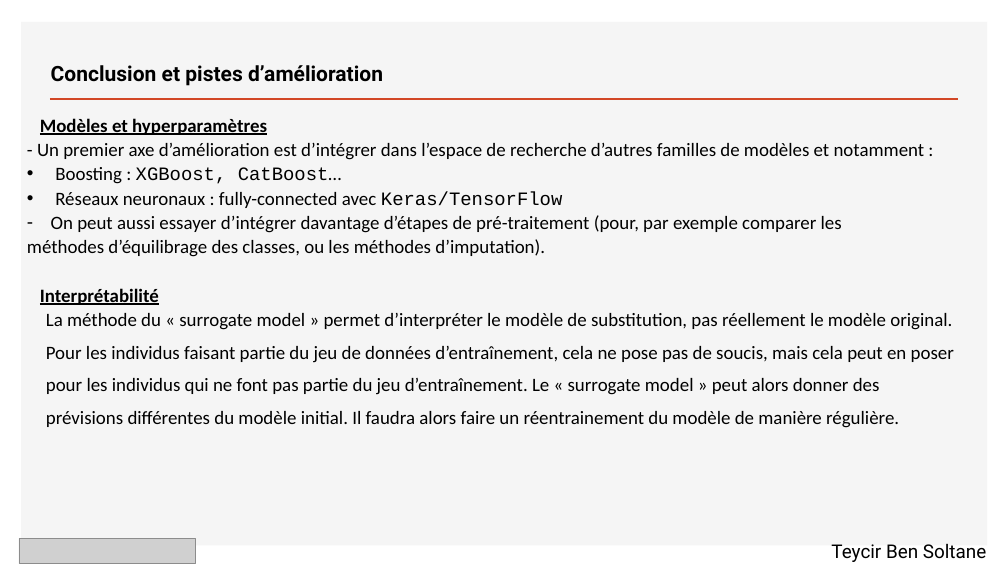
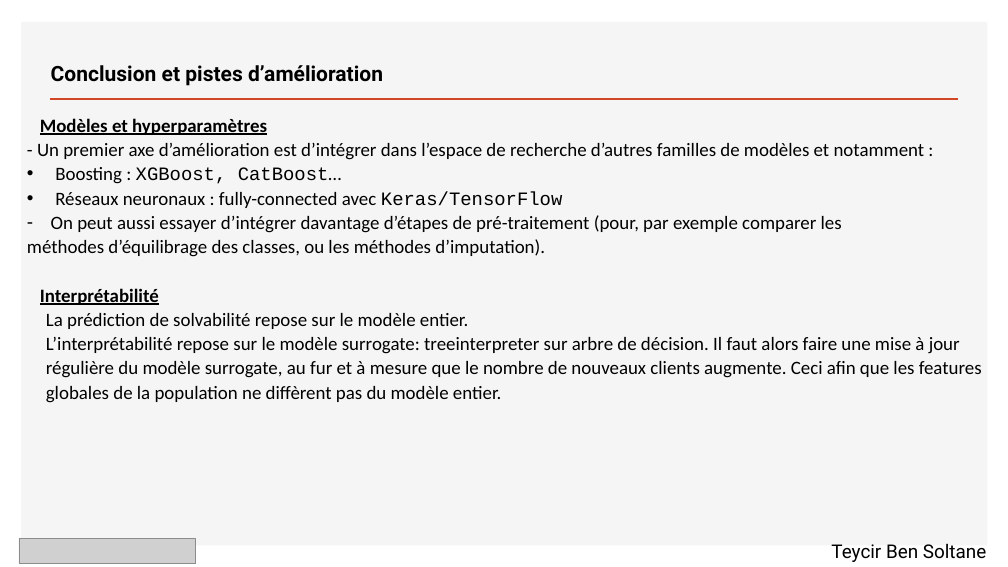
Before and after one commit to Teycir/Openclassrooms_project7, a slide deck: slide 20 of P7_01_Support.pptx. Drawn at 1008x567 pixels with LibreOffice and Linux fonts; fonts in the diff are those of the drawing; grey boxes stand for pictures. Boxes give left, top, right and bottom in pixels: in the first picture for what was removed or moved away, otherwise in the second. Text is boxed around its words. In the diff, an @@ line names an element or a change of style, - is before the commit and + after.

```diff
--- a/P7_01_Support.pptx
+++ b/P7_01_Support.pptx
@@ text at [46, 313, 982, 403]: text changed @@
-La méthode du « surrogate model » permet d’interpréter le modèle de substitution, pas réellement le modèle original.
-Pour les individus faisant partie du jeu de données d’entraînement, cela ne pose pas de soucis, mais cela peut en poser
-pour les individus qui ne font pas partie du jeu d’entraînement. Le « surrogate model » peut alors donner des
-prévisions différentes du modèle initial. Il faudra alors faire un réentrainement du modèle de manière régulière.
+La prédiction de solvabilité repose sur le modèle entier.
+L’interprétabilité repose sur le modèle surrogate: treeinterpreter sur arbre de décision. Il faut alors faire une mise à jour régulière du modèle surrogate, au fur et à mesure que le nombre de nouveaux clients augmente. Ceci afin que les features globales de la population ne diffèrent pas du modèle entier.
```
Also in this commit, not shown: 1 other slide changed, 1 other file.
